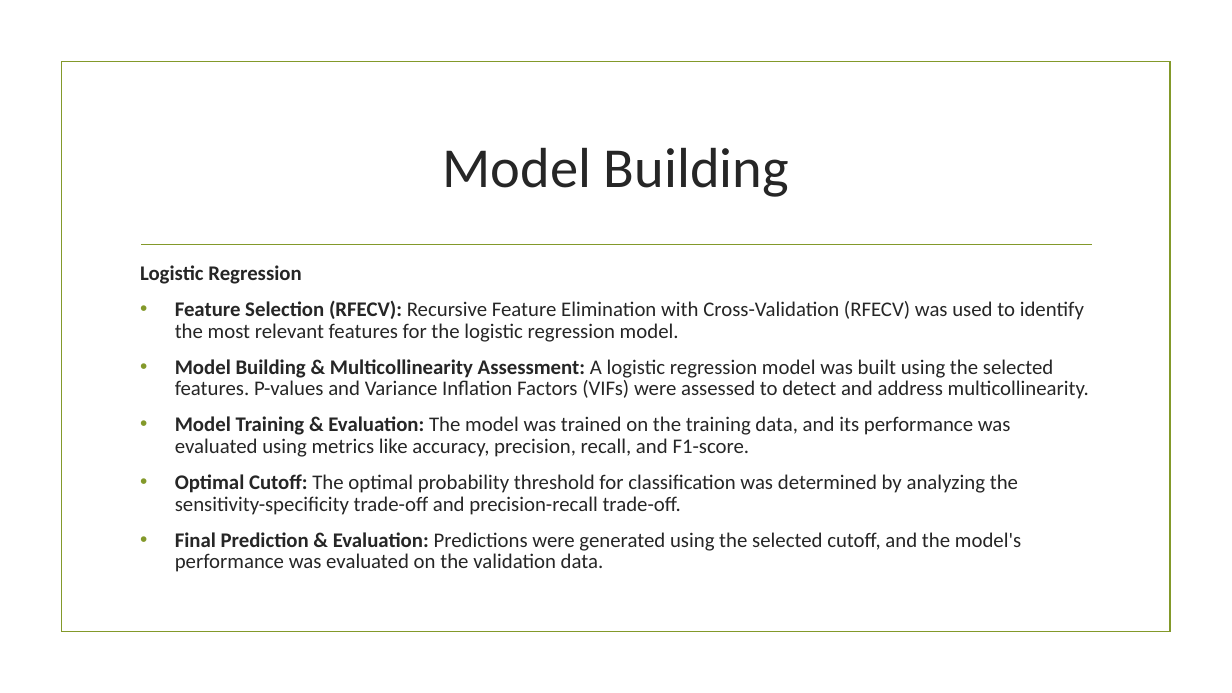
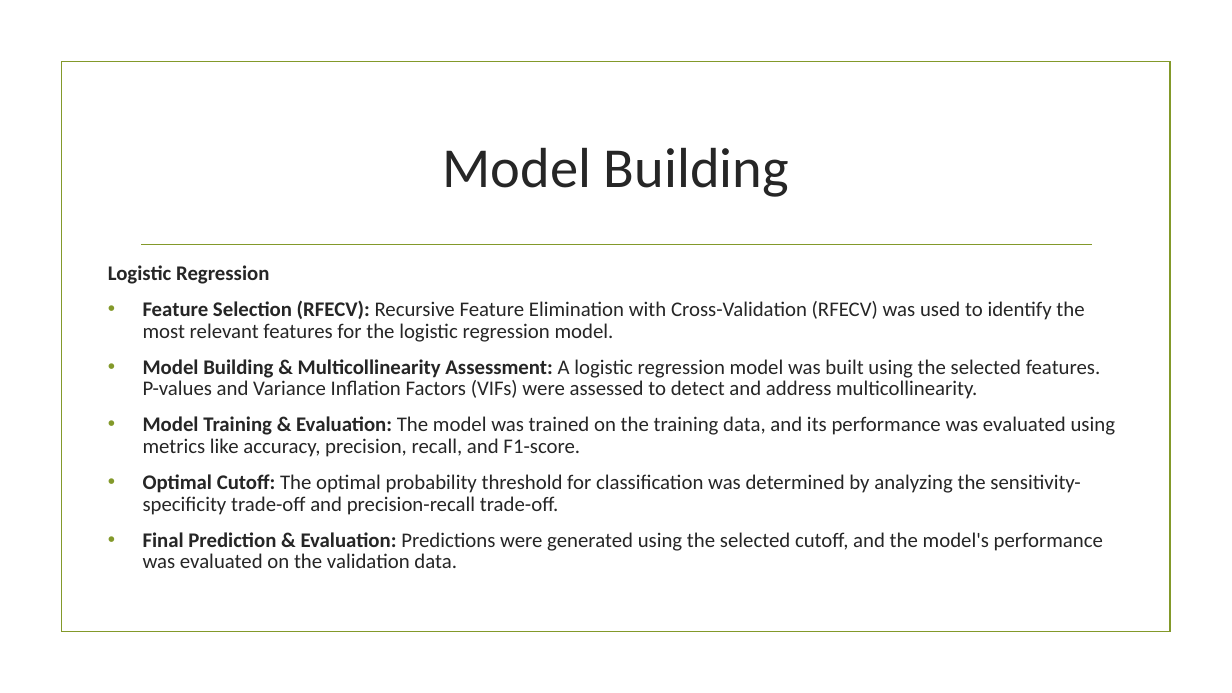
Before and after one commit to NaveenUpadhyay1385/Fraudulent_Claim_Detection_NaveenUpadhyay_SunavaNeogy, a slide deck: slide 9 of Fraudulent_Claim_Detection_Naveen-Sunava.pptx. Drawn at 1232x693 pixels with LibreOffice and Linux fonts; fonts in the diff are those of the drawing; background and template pictures are left out. Boxes give left, top, right and bottom in pixels: in the first picture for what was removed or moved away, otherwise in the second. Text is boxed around its words. In the diff, an @@ line names an element or a change of style, - is before the commit and + after.

```diff
--- a/Fraudulent_Claim_Detection_Naveen-Sunava.pptx
+++ b/Fraudulent_Claim_Detection_Naveen-Sunava.pptx
@@ text "Logistic Regression" rewrapped from [140,265,1089,572] to [108,265,1116,568] @@
```
Also in this commit, not shown: 11 other slides changed.
